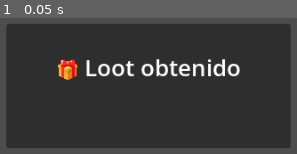
Above: before the commit, frame 1.
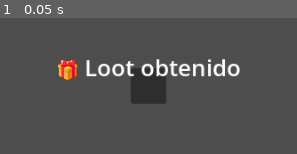
Above: after the commit, the same moment.

Repository: MirandaFrancoCBA/apocalypsheep
Game: Godot game, scene res://scenes/ui/loot_popup.tscn
Same seed, same stepped clock (60 frames per second), same inputs: the game is played once before the commit and once after it. This scene is started directly instead of the project's main scene. Sound files missing from this copy of the repository are replaced by a short silence.
Inputs:
- Up to frame 1 (0.05 s): no input

The runs differ from the first frame. In frame 1, 80% of the frame differs, in the area x 2-98%, y 4-96%.

Commit message:
Fix: remove fixed minimum sizes from loot popup

Diff:
--- a/scenes/ui/loot_popup.tscn
+++ b/scenes/ui/loot_popup.tscn
@@ -3,7 +3,6 @@
 [ext_resource type="Script" uid="uid://qd2cwb0t70wb" path="res://scripts/ui/loot_popup.gd" id="1_x5r40"]
 
 [node name="LootPopup" type="Control" unique_id=1048732134]
-custom_minimum_size = Vector2(400, 200)
 layout_mode = 3
 anchors_preset = 8
 anchor_left = 0.5
@@ -16,7 +15,6 @@
 script = ExtResource("1_x5r40")
 
 [node name="Panel" type="Panel" parent="." unique_id=606578056]
-custom_minimum_size = Vector2(320, 140)
 layout_mode = 1
 anchors_preset = 8
 anchor_left = 0.5
